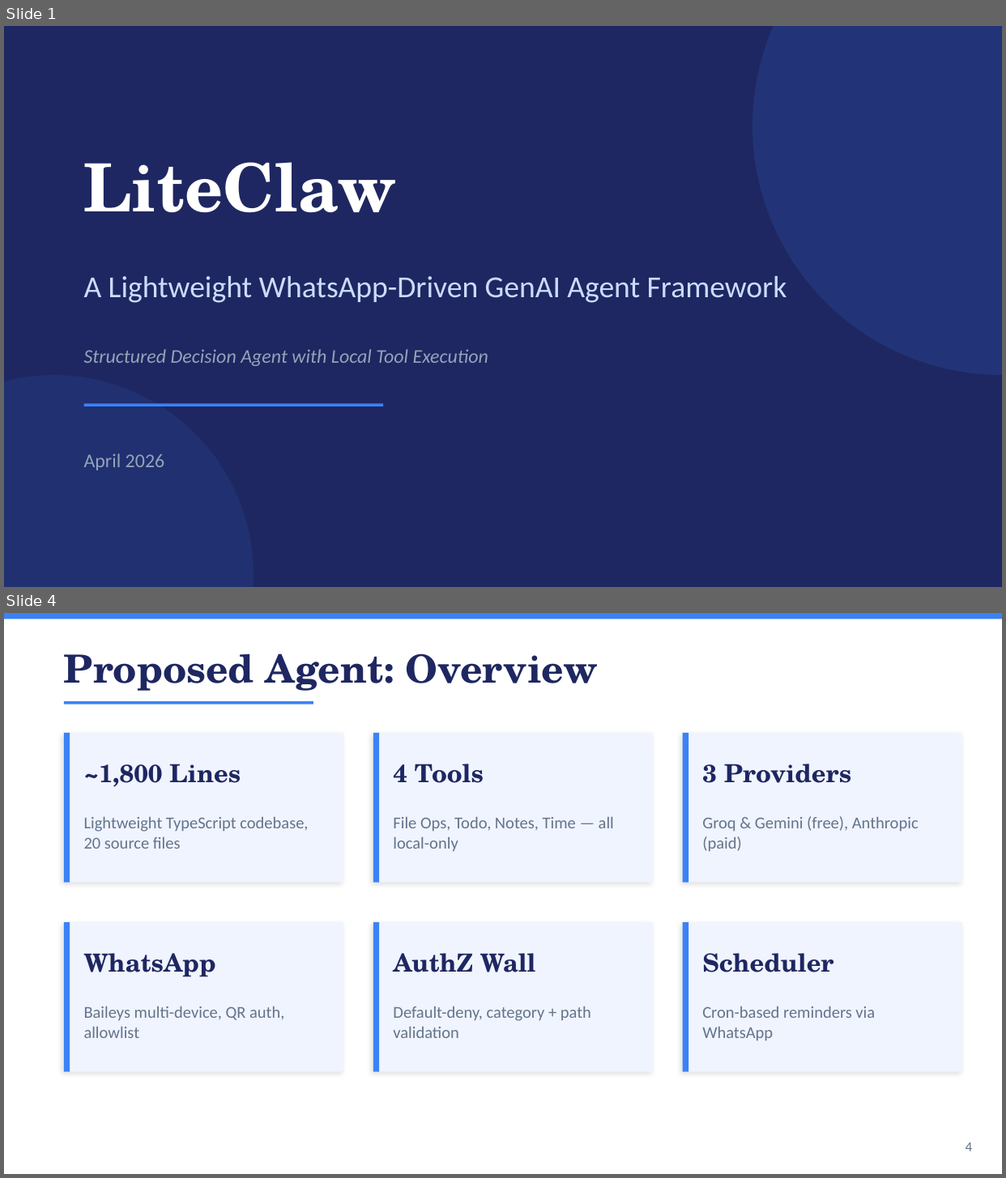
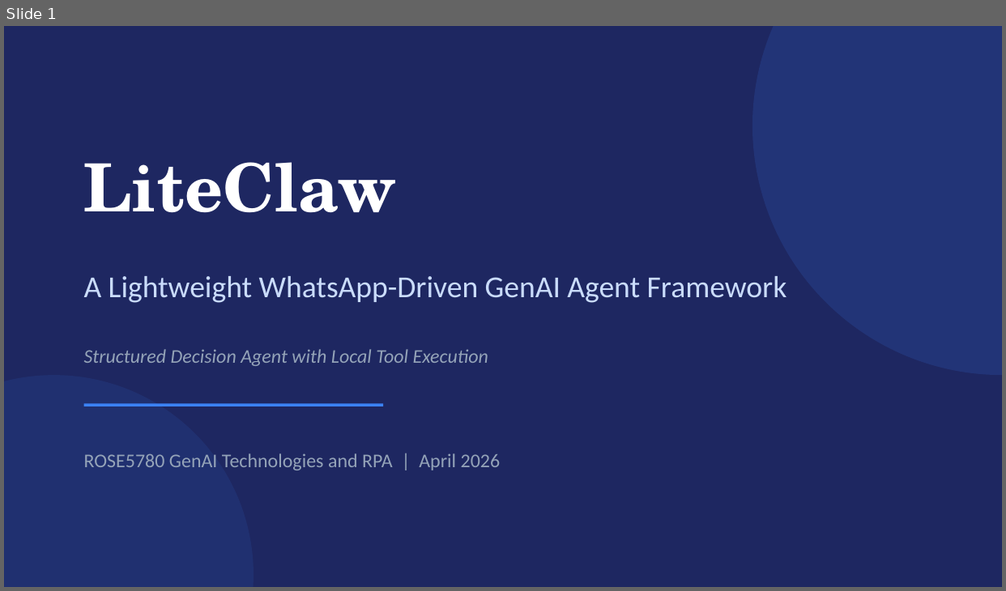
Before and after one commit to LIJianxuanLeo/liteclaw, a slide deck: docs/presentation.pptx. Shown one above the other, each under a label of ours: slides 1 and 4 before the commit, slide 1 after it; the slides between them are not shown. The pictures are 1006x1178 and 1006x591 pixels, drawn with LibreOffice and Linux fonts; fonts in the diff are those of the drawing. Boxes give left, top, right and bottom in pixels: in the first picture for what was removed or moved away, otherwise in the second. Text is boxed around its words. In the diff, an @@ line names an element or a change of style, - is before the commit and + after.

```diff
--- a/docs/presentation.pptx
+++ b/docs/presentation.pptx
@@ slide 4 removed at bbox=[4, 613, 1002, 1174], background #FFFFFF @@
@@ rectangle removed at bbox=[4, 613, 1002, 619] @@
@@ text removed at bbox=[64, 653, 598, 691] @@
-Proposed Agent: Overview
@@ line removed from (64, 703) to (313, 703) @@
@@ rectangle removed at bbox=[64, 733, 343, 883] @@
@@ rectangle removed at bbox=[64, 733, 70, 883] @@
@@ rectangle removed at bbox=[373, 733, 653, 883] @@
@@ rectangle removed at bbox=[373, 733, 379, 883] @@
@@ rectangle removed at bbox=[683, 733, 962, 883] @@
@@ rectangle removed at bbox=[683, 733, 688, 883] @@
@@ text removed at bbox=[84, 764, 241, 787] @@
-~1,800 Lines
@@ text removed at bbox=[393, 764, 484, 783] @@
-4 Tools
@@ text removed at bbox=[702, 764, 851, 783] @@
-3 Providers
@@ text removed at bbox=[84, 817, 308, 849] @@
-Lightweight TypeScript codebase, 20 source files
@@ text removed at bbox=[393, 817, 614, 852] @@
-File Ops, Todo, Notes, Time — all local-only
@@ text removed at bbox=[702, 816, 918, 852] @@
-Groq & Gemini (free), Anthropic (paid)
@@ rectangle removed at bbox=[64, 922, 343, 1072] @@
@@ rectangle removed at bbox=[64, 922, 70, 1072] @@
@@ rectangle removed at bbox=[373, 922, 653, 1072] @@
@@ rectangle removed at bbox=[373, 922, 379, 1072] @@
@@ rectangle removed at bbox=[683, 922, 962, 1072] @@
@@ rectangle removed at bbox=[683, 922, 688, 1072] @@
@@ text removed at bbox=[84, 953, 216, 977] @@
-WhatsApp
@@ text removed at bbox=[393, 953, 536, 973] @@
-AuthZ Wall
@@ text removed at bbox=[702, 953, 833, 973] @@
-Scheduler
@@ text removed at bbox=[84, 1007, 284, 1038] @@
-Baileys multi-device, QR auth, allowlist
@@ text removed at bbox=[393, 1007, 591, 1038] @@
-Default-deny, category + path validation
@@ text removed at bbox=[702, 1007, 875, 1041] @@
-Cron-based reminders via WhatsApp
@@ text removed at bbox=[965, 1143, 973, 1152] @@
-4
@@ slide 1 changed as well @@
@@ text at bbox=[84, 454, 501, 471]: text changed @@
-April 2026
+ROSE5780 GenAI Technologies and RPA | April 2026
```
Also in this commit, not shown: 6 other slides changed, 3 slides added, 2 other slides removed, 4 other files.
